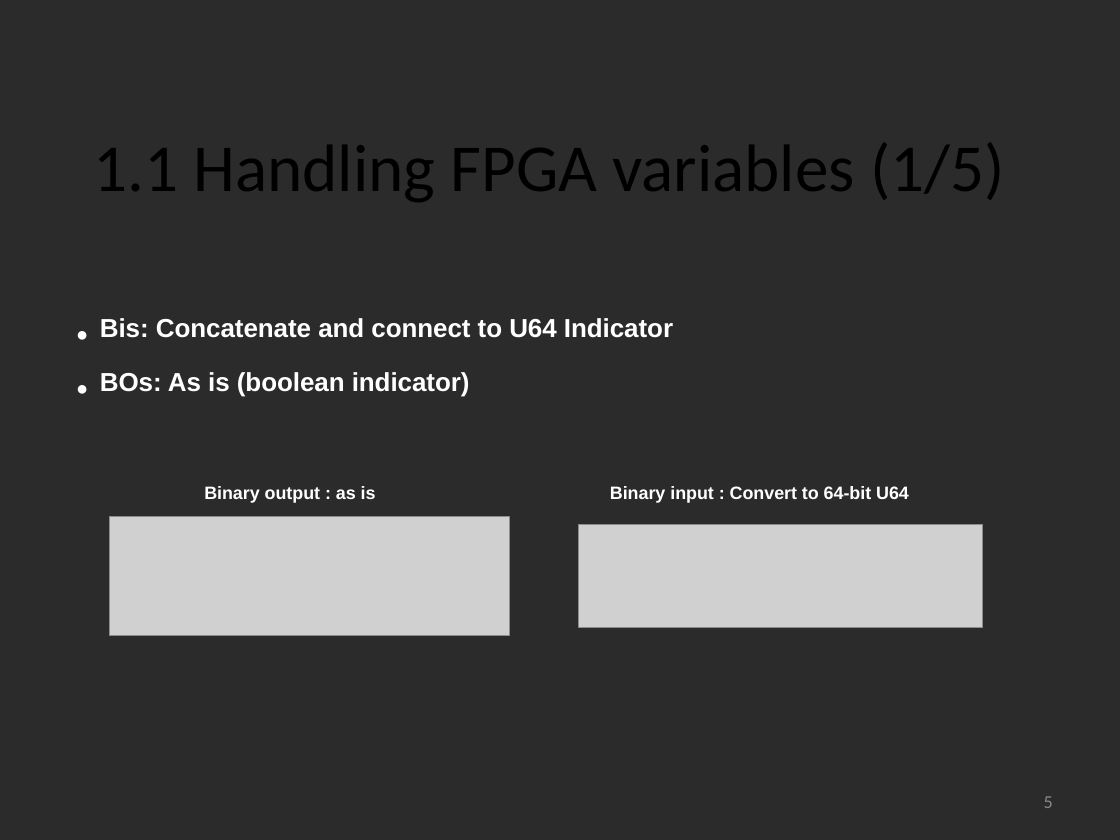
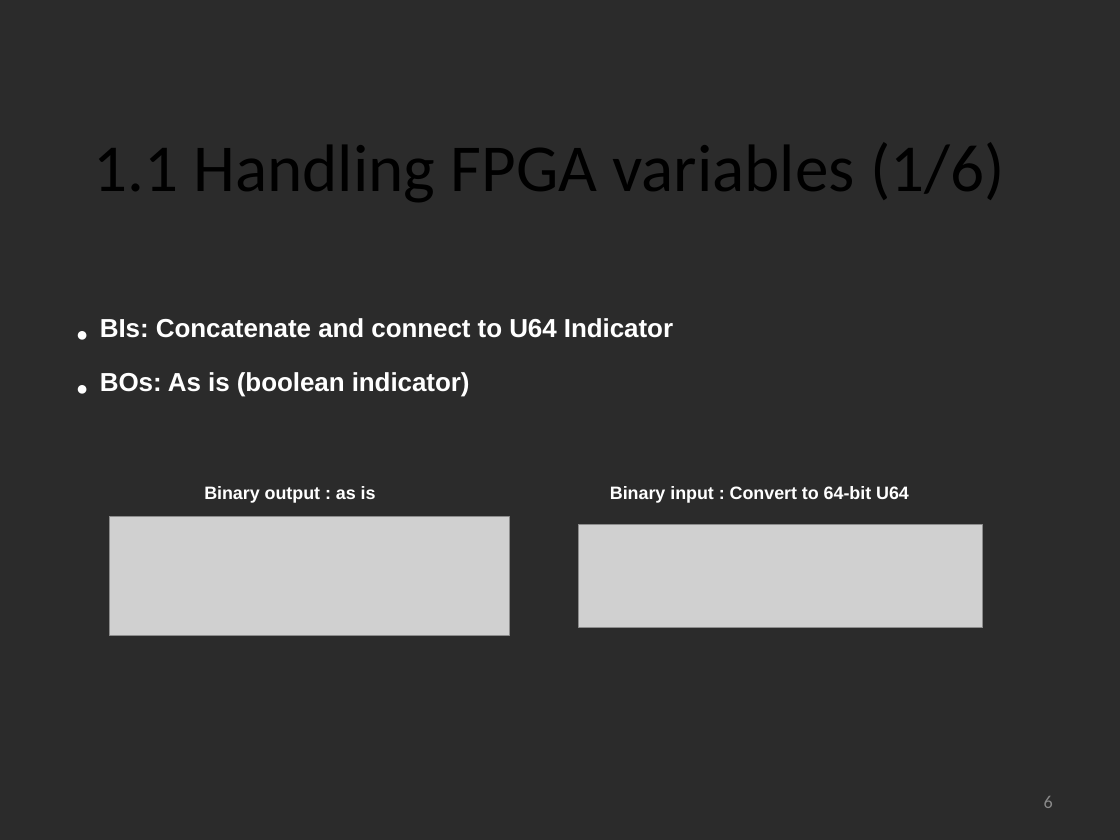
Before and after one commit to lnls-sol/project-nheengatu, a slide deck: slide 6 of docs/CRIO-EPICs-integration.odp (slide 5 before the commit). Drawn at 1120x840 pixels with LibreOffice and Linux fonts; fonts in the diff are those of the drawing; grey boxes stand for pictures; background and template pictures are left out; a plain dark background stands for a picture behind light text. Boxes give left, top, right and bottom in pixels: in the first picture for what was removed or moved away, otherwise in the second. Text is boxed around its words. In the diff, an @@ line names an element or a change of style, - is before the commit and + after.

```diff
--- a/docs/CRIO-EPICs-integration.odp
+++ b/docs/CRIO-EPICs-integration.odp
@@ text at [93,143,1005,202]: text changed @@
-1.1 Handling FPGA variables (1/5)
+1.1 Handling FPGA variables (1/6)
@@ text at [100,318,673,338]: text changed @@
-● Bis: Concatenate and connect to U64 Indicator
+● BIs: Concatenate and connect to U64 Indicator
@@ page number at [1044,796,1053,808]: text changed @@
-5
+6
```
Also in this commit, not shown: 8 other slides changed, 3 slides added, 1 slide removed, 1 other file.
